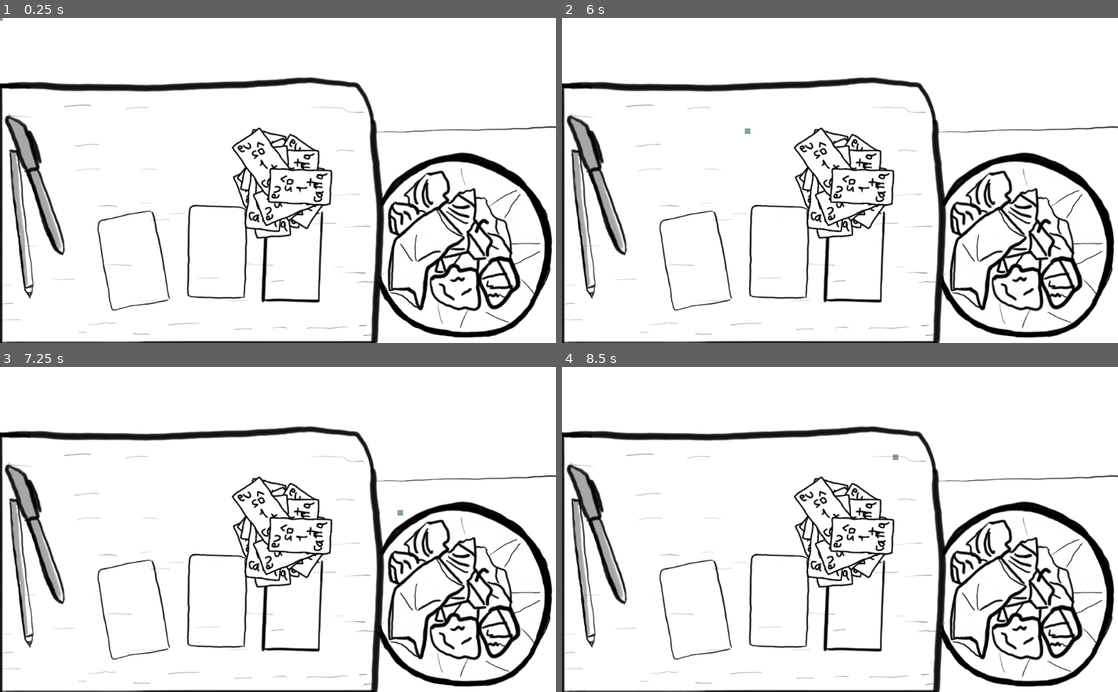
Above: before the commit, frames 1-4 (two rows, left to right).
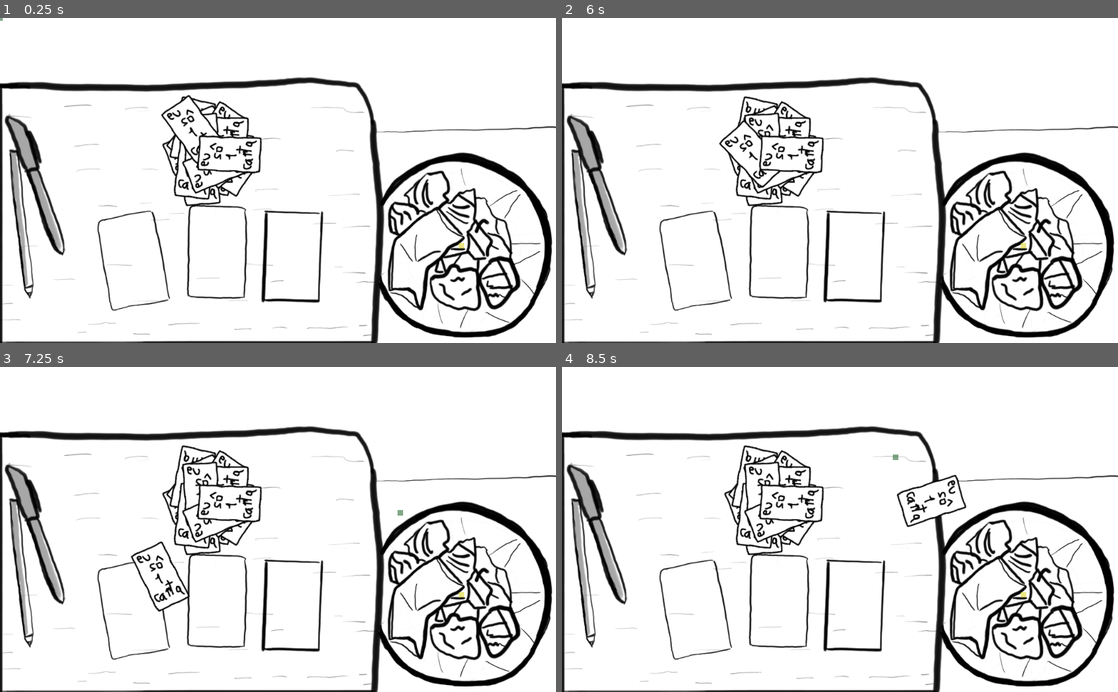
Above: after the commit, the same moments.

Repository: brocoli/ld43
Game: Godot game, scene res://scene/Main.tscn
Two runs of this game, one before a commit and one after it. Both use one fixed random seed, a clock stepped at 60 frames per second and the inputs below.
Inputs (mouse positions are in pixels of both pictures, inside the frame that each line leads up to):
- Up to frame 1 (0.25 s): no input
- Up to frame 2 (6 s): tap Enter at 0.5, 2, 3.5 s; move the mouse to (962, 164) at 0.52 s; click (962, 164) at 0.67 s; tap Space at 1.25, 2.75, 4.25 s; drag from (962, 164) to (812, 245) at 1.27 s; move the mouse to (895, 109) at 2.02 s; click (895, 109) at 2.17 s; drag from (812, 245) to (673, 131) at 2.77 s; move the mouse to (1006, 229) at 3.52 s; click (1006, 229) at 3.67 s; drag from (673, 131) to (1006, 229) at 4.27 s; move the mouse to (867, 180) at 5.02 s; click (867, 180) at 5.17 s; drag from (756, 99) to (728, 196) at 5.77 s
- Up to frame 3 (7.25 s): move the mouse to (400, 513) at 6.52 s; click (400, 513) at 6.67 s
- Up to frame 4 (8.5 s): drag from (728, 545) to (962, 513) at 7.27 s; move the mouse to (895, 458) at 8.02 s; click (895, 458) at 8.17 s

The runs differ from the first frame. In frame 1, 3.6% of the frame differs, in the area x 29-84%, y 23-71%; in frame 2, 3.7%; in frame 3, 4.1%; in frame 4, 4.2%.

Commit message:
Cards disappear when thrown in the trash

Diff:
--- /dev/null
+++ b/scene/Card.gd
@@ -0,0 +1,6 @@
+extends RigidBody2D
+
+func _on_Card_body_entered(body):
+	var trashcan = get_node("/root/Main/Trashcan")
+	if body == trashcan:
+		self.queue_free()
--- a/scene/Card.tscn
+++ b/scene/Card.tscn
@@ -1,6 +1,7 @@
-[gd_scene load_steps=3 format=2]
+[gd_scene load_steps=4 format=2]
 
-[ext_resource path="res://art/card.png" type="Texture" id=1]
+[ext_resource path="res://scene/Card.gd" type="Script" id=1]
+[ext_resource path="res://art/card.png" type="Texture" id=2]
 
 [sub_resource type="RectangleShape2D" id=1]
 
@@ -11,7 +12,7 @@
 
 input_pickable = false
 collision_layer = 1
-collision_mask = 1024
+collision_mask = 3072
 mode = 0
 mass = 1.0
 friction = 1.0
@@ -19,21 +20,24 @@
 gravity_scale = 0.0
 custom_integrator = false
 continuous_cd = 0
-contacts_reported = 0
-contact_monitor = false
+contacts_reported = 1
+contact_monitor = true
 sleeping = false
 can_sleep = true
 linear_velocity = Vector2( 0, 0 )
-linear_damp = -1.0
+linear_damp = 10.0
 angular_velocity = 0.0
-angular_damp = -1.0
-_sections_unfolded = [ "Angular", "Applied Forces", "Collision", "Linear", "Pickable", "Transform", "Z Index" ]
+angular_damp = 10.0
+script = ExtResource( 1 )
+_sections_unfolded = [ "Angular", "Applied Forces", "Collision", "Linear", "Material", "Pickable", "Transform", "Visibility", "Z Index" ]
 
 [node name="Sprite" type="Sprite" parent="." index="0"]
 
-texture = ExtResource( 1 )
+texture = ExtResource( 2 )
 
 [node name="CollisionShape2D" type="CollisionShape2D" parent="." index="1"]
 
 shape = SubResource( 1 )
 _sections_unfolded = [ "Material", "Transform", "Visibility", "Z Index" ]
+
+[connection signal="body_entered" from="." to="." method="_on_Card_body_entered"]
--- a/scene/Main.tscn
+++ b/scene/Main.tscn
@@ -1,10 +1,11 @@
-[gd_scene load_steps=4 format=2]
+[gd_scene load_steps=5 format=2]
 
 [ext_resource path="res://art/asset_bg.png" type="Texture" id=1]
 [ext_resource path="res://scene/CardHandler.tscn" type="PackedScene" id=2]
 [ext_resource path="res://scene/CardPicker.tscn" type="PackedScene" id=3]
+[ext_resource path="res://scene/Trashcan.tscn" type="PackedScene" id=4]
 
-[node name="Main" type="Node2D" index="0"]
+[node name="Main" type="Node2D"]
 
 z_index = 2
 _sections_unfolded = [ "Pause", "Z Index" ]
@@ -17,12 +18,12 @@
 
 [node name="CardHandler" parent="." index="1" instance=ExtResource( 2 )]
 
-position = Vector2( 510, 300 )
+position = Vector2( 380, 240 )
 _sections_unfolded = [ "Material", "Pause", "Transform", "Visibility", "Z Index" ]
 
 [node name="CardPicker" parent="." index="2" instance=ExtResource( 3 )]
 
-[node name="StaticBody2D" type="StaticBody2D" parent="." index="3"]
+[node name="Walls" type="StaticBody2D" parent="." index="3"]
 
 input_pickable = false
 collision_layer = 1024
@@ -33,7 +34,11 @@
 bounce = 0.0
 _sections_unfolded = [ "Collision" ]
 
-[node name="CollisionPolygon2D" type="CollisionPolygon2D" parent="StaticBody2D" index="0"]
+[node name="CollisionPolygon2D" type="CollisionPolygon2D" parent="Walls" index="0"]
 
 build_mode = 0
 polygon = PoolVector2Array( -20, -20, -20, 620, 1044, 620, 1044, -20, -20, -20, 0, 0, 1024, 0, 1024, 600, 0, 600, 0, 0 )
+
+[node name="Trashcan" parent="." index="4" instance=ExtResource( 4 )]
+
+position = Vector2( 850, 420 )
--- /dev/null
+++ b/scene/Trashcan.tscn
@@ -0,0 +1,31 @@
+[gd_scene load_steps=3 format=2]
+
+[ext_resource path="res://art/dummy.png" type="Texture" id=1]
+
+[sub_resource type="CircleShape2D" id=1]
+
+custom_solver_bias = 0.0
+radius = 41.2311
+
+[node name="Trashcan" type="StaticBody2D" index="0" groups=[
+"is_trashcan",
+]]
+
+input_pickable = false
+collision_layer = 2048
+collision_mask = 1
+constant_linear_velocity = Vector2( 0, 0 )
+constant_angular_velocity = 0.0
+friction = 1.0
+bounce = 0.0
+_sections_unfolded = [ "Collision", "Pickable", "Transform", "Z Index" ]
+
+[node name="CollisionShape2D" type="CollisionShape2D" parent="." index="0"]
+
+shape = SubResource( 1 )
+
+[node name="Debug" type="Sprite" parent="." index="1"]
+
+modulate = Color( 0.847656, 0.816743, 0.0562897, 0.501961 )
+texture = ExtResource( 1 )
+_sections_unfolded = [ "Visibility" ]
